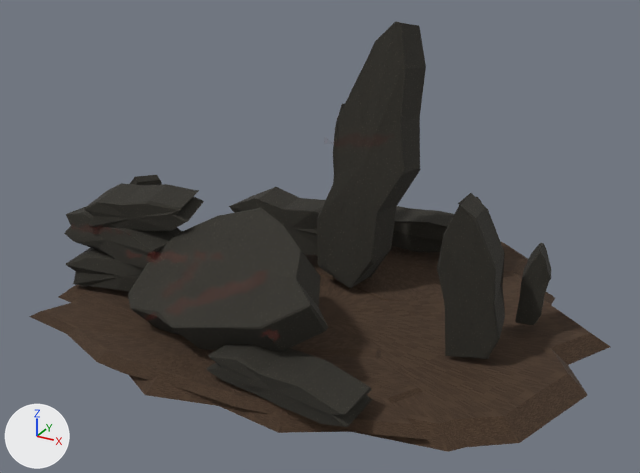
What one commit did to the FBX model SourceAssets/Exports/Props/Giants/BloodAxe/CairnTargets/A1/SM_GIA_BloodAxeCairnTarget_A1_A01/SM_GIA_BloodAxeCairnTarget_A1_A01_LOD1.fbx.
Both versions are drawn from a 50 mm camera at (2.44, -4.36, 2.78) aimed at (0.01, 0.05, 0.58). Lighting does not change. The marker at lower left points along +X, +Y and +Z. The first picture is the older version. Where no turn or scale is listed for an object, it has been applied to the vertices.

The scene before the commit, as lines of its bpy script (objects in view):
```python
ob_lod1_stone_dominantdiagonalfrontslab = bpy.data.objects.new('LOD1_Stone_DominantDiagonalFrontSlab', me_lod1_stone_dominantdiagonalfrontslab_mesh)
ob_lod1_stone_dominantdiagonalfrontslab.location = (-0.16, -0.55, 0.5)
ob_lod1_stone_dominantdiagonalfrontslab.rotation_euler = (-0.977, -0.14, -0.314)  # degrees (-56, -8, -18)
ob_lod1_stone_dominantdiagonalfrontslab.scale = (0.01, 0.01, 0.01)
ob_lod1_stone_leftbundledstackmidslab = bpy.data.objects.new('LOD1_Stone_LeftBundledStackMidSlab', me_lod1_stone_leftbundledstackmidslab_mesh)
ob_lod1_stone_leftbundledstackmidslab.location = (-1.22, -0.32, 0.49)
ob_lod1_stone_rightrearsupportstone = bpy.data.objects.new('LOD1_Stone_RightRearSupportStone', me_lod1_stone_rightrearsupportstone_mesh)
ob_lod1_stone_rightrearsupportstone.location = (1.28, 0.4, 0.4)
ob_lod1_stone_rightrearsupportstone.rotation_euler = (-0.0873, 0.0873, 0.209)  # degrees (-5, 5, 12)
ob_lod1_stone_rightrearsupportstone.scale = (0.01, 0.01, 0.01)
ob_lod1_stone_rightuprightsupportstone = bpy.data.objects.new('LOD1_Stone_RightUprightSupportStone', me_lod1_stone_rightuprightsupportstone_mesh)
ob_lod1_stone_rightuprightsupportstone.location = (1.05, -0.07, 0.58)
ob_lod1_stone_rightuprightsupportstone.rotation_euler = (0.0175, -0.105, 0.0698)  # degrees (1, -6, 4)
ob_lod1_stone_rightuprightsupportstone.scale = (0.01, 0.01, 0.01)
ob_lod1_stone_tallrearoathslab = bpy.data.objects.new('LOD1_Stone_TallRearOathSlab', me_lod1_stone_tallrearoathslab_mesh)
ob_lod1_stone_tallrearoathslab.location = (0.16, 0.52, 0.96)
ob_lod1_stone_tallrearoathslab.rotation_euler = (-0.14, 0.105, -0.122)  # degrees (-8, 6, -7)
ob_lod1_stone_tallrearoathslab.scale = (0.01, 0.01, 0.01)
# also in view: 'LOD1_IrregularMudAshTerrainContact' at (-0.06, 0.18, 0.05); 'LOD1_Stone_LeftBundledStackLowSlab' at (-1.1, -0.31, 0.28); 'LOD1_Stone_RearLowCounterweight' at (-0.44, 0.57, 0.39); 'LOD1_FrontBrokenMudLip' at (-0.22, -0.59, 0.09); 'LOD1_Stone_RearGroundLockStone' at (0.18, 1.12, 0.26)
```
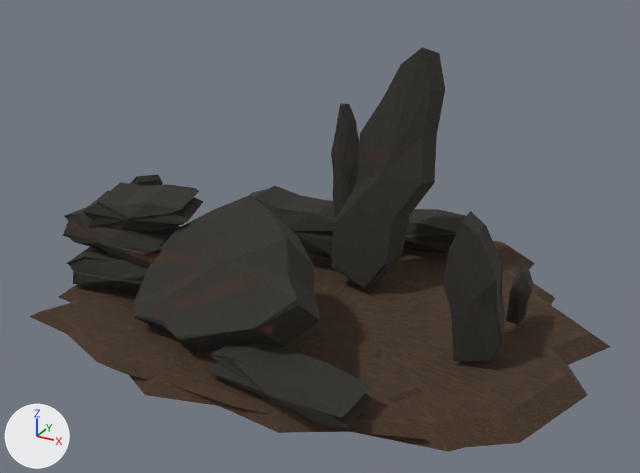
Where the newer file only moved an object's origin or applied its transform, the numbers keep the older frame.

Location of each change, [x1, y1, x2, y2] in pixels of the pictures (640 x 473 px):
'LOD1_Stone_TallRearOathSlab', reshaped, moved, turned
    before: [317, 21, 426, 288]
    after: [332, 47, 445, 288]
'LOD1_Stone_DominantDiagonalFrontSlab', reshaped, moved, turned
    before: [128, 207, 328, 351]
    after: [134, 195, 321, 351]
'LOD1_Stone_RightUprightSupportStone', reshaped, moved, turned
    before: [437, 193, 505, 359]
    after: [443, 211, 505, 362]
'LOD1_Stone_RightRearSupportStone', reshaped, moved, turned
    before: [515, 243, 551, 325]
    after: [506, 266, 533, 325]
'LOD1_Stone_RearNeedleShardLeft', unchanged, uncovered by the edit
    before: [333, 104, 345, 182]
    after: [331, 103, 359, 216]

What changed in the scene script:
```text
Change me_lod1_stone_rightuprightsupportstone_mesh:
    used by ob_lod1_stone_rightuprightsupportstone; location = (1.05, -0.07, 0.58); rotation_euler = (0.0175, -0.105, 0.0698), in degrees (1, -6, 4); scale = (0.01, 0.01, 0.01)
    remove me_lod1_stone_rightuprightsupportstone_mesh.from_pydata(...)  # 50 vertices, 62 faces; spans x -17.6..16.8, y -12.0..12.9, z -44.4..49.4
    add me_lod1_stone_rightuprightsupportstone_mesh.from_pydata(...)  # 50 vertices, 62 faces; spans x -15.7..15.0, y -14.0..14.1, z -39.7..44.1
    me_lod1_stone_rightuprightsupportstone_mesh part 4: 50 of 50 vertices moved; they spanned x -17.6..16.8, y -12.0..12.9, z -44.4..49.4 and now span x -15.7..15.0, y -14.0..14.1, z -39.7..44.1; mean shift (0.0, -0.1, 0.2)
Change me_lod1_stone_tallrearoathslab_mesh:
    used by ob_lod1_stone_tallrearoathslab; location = (0.16, 0.52, 0.96); rotation_euler = (-0.14, 0.105, -0.122), in degrees (-8, 6, -7); scale = (0.01, 0.01, 0.01)
    remove me_lod1_stone_tallrearoathslab_mesh.from_pydata(...)  # 64 vertices, 80 faces; spans x -29.0..27.0, y -15.0..14.0, z -85.0..88.0
    add me_lod1_stone_tallrearoathslab_mesh.from_pydata(...)  # 64 vertices, 80 faces; spans x -27.0..25.0, y -17.0..14.0, z -77.0..80.0
    me_lod1_stone_tallrearoathslab_mesh part 1: 64 of 64 vertices moved; they spanned x -29.0..27.0, y -15.0..14.0, z -85.0..88.0 and now span x -27.0..25.0, y -17.0..14.0, z -77.0..80.0; mean shift (0.0, 0.0, 0.0)
Change me_lod1_stone_dominantdiagonalfrontslab_mesh:
    used by ob_lod1_stone_dominantdiagonalfrontslab; location = (-0.16, -0.55, 0.5); rotation_euler = (-0.977, -0.14, -0.314), in degrees (-56, -8, -18); scale = (0.01, 0.01, 0.01)
    remove me_lod1_stone_dominantdiagonalfrontslab_mesh.from_pydata(...)  # 68 vertices, 85 faces; spans x -72.9..72.5, y -14.2..13.8, z -47.2..43.1
    add me_lod1_stone_dominantdiagonalfrontslab_mesh.from_pydata(...)  # 70 vertices, 88 faces; spans x -68.0..68.6, y -16.1..15.5, z -49.7..45.2
    me_lod1_stone_dominantdiagonalfrontslab_mesh part 3: the whole mesh is rebuilt
Change me_lod1_stone_rightrearsupportstone_mesh:
    used by ob_lod1_stone_rightrearsupportstone; location = (1.28, 0.4, 0.4); rotation_euler = (-0.0873, 0.0873, 0.209), in degrees (-5, 5, 12); scale = (0.01, 0.01, 0.01)
    remove me_lod1_stone_rightrearsupportstone_mesh.from_pydata(...)  # 50 vertices, 62 faces; spans x -8.1..8.1, y -9.8..10.5, z -23.5..24.6
    add me_lod1_stone_rightrearsupportstone_mesh.from_pydata(...)  # 59 vertices, 64 faces; spans x -6.3..6.3, y -10.4..9.5, z -16.5..17.2
    me_lod1_stone_rightrearsupportstone_mesh part 2: the whole mesh is rebuilt
Change ob_lod1_stone_rightuprightsupportstone:
    ob_lod1_stone_rightuprightsupportstone.location: (1.05, -0.07, 0.58) -> (1.08, -0.1, 0.54)
    ob_lod1_stone_rightuprightsupportstone.rotation_euler: (0.0175, -0.105, 0.0698) -> (0.0175, -0.14, 0.14)  # degrees (1, -6, 4) -> degrees (1, -8, 8)
Change ob_lod1_stone_tallrearoathslab:
    ob_lod1_stone_tallrearoathslab.location: (0.16, 0.52, 0.96) -> (0.26, 0.58, 0.88)
    ob_lod1_stone_tallrearoathslab.rotation_euler: (-0.14, 0.105, -0.122) -> (-0.227, 0.14, -0.0698)  # degrees (-8, 6, -7) -> degrees (-13, 8, -4)
Change ob_lod1_stone_dominantdiagonalfrontslab:
    ob_lod1_stone_dominantdiagonalfrontslab.location: (-0.16, -0.55, 0.5) -> (-0.18, -0.55, 0.53)
    ob_lod1_stone_dominantdiagonalfrontslab.rotation_euler: (-0.977, -0.14, -0.314) -> (-0.803, -0.14, -0.314)  # degrees (-56, -8, -18) -> degrees (-46, -8, -18)
Change ob_lod1_stone_rightrearsupportstone:
    ob_lod1_stone_rightrearsupportstone.location: (1.28, 0.4, 0.4) -> (1.21, 0.36, 0.33)
    ob_lod1_stone_rightrearsupportstone.rotation_euler: (-0.0873, 0.0873, 0.209) -> (-0.0873, 0.0873, 0.175)  # degrees (-5, 5, 12) -> degrees (-5, 5, 10)
```
